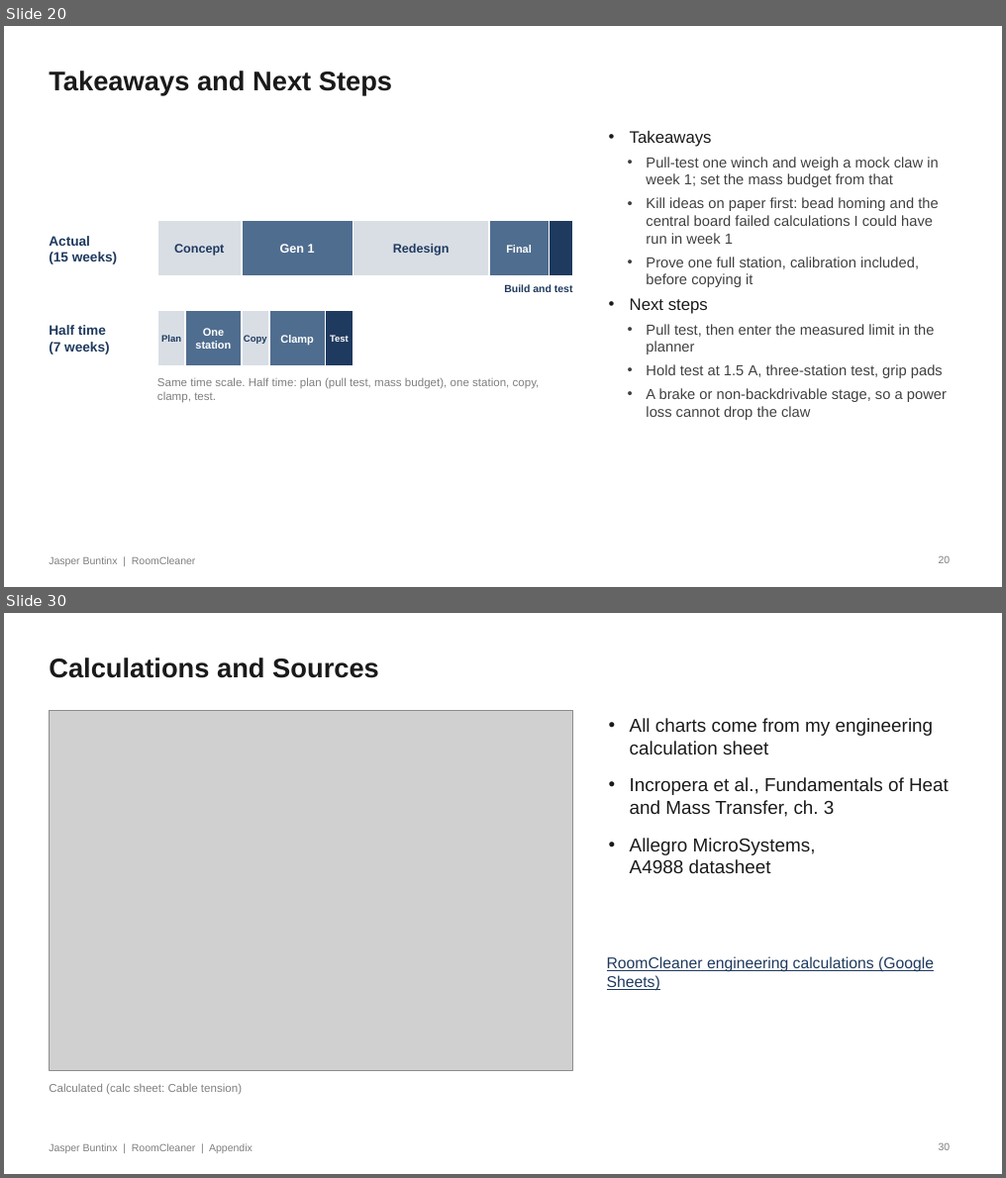
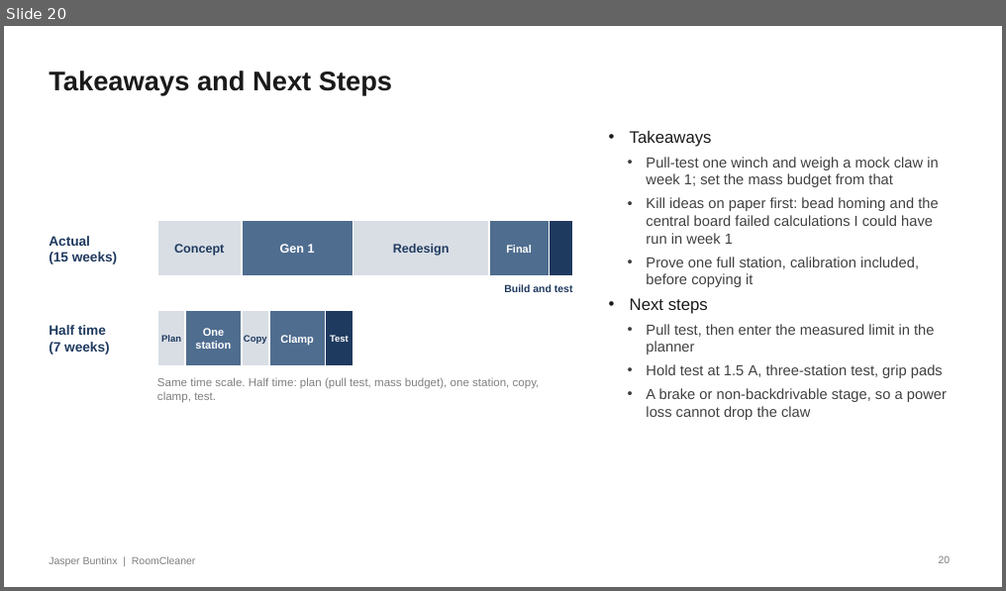
Before and after one commit to Jaspario1199/RoomCleaner, a slide deck: docs/presentation/deck_v8/RoomCleaner_Buntinx_Oct27_v8.pptx. Shown one above the other, each under a label of ours: slides 20 and 30 before the commit, slide 20 after it; the slides between them are not shown. The pictures are 1006x1178 and 1006x591 pixels, drawn with LibreOffice and Linux fonts; fonts in the diff are those of the drawing; grey boxes stand for pictures. Boxes give left, top, right and bottom in pixels: in the first picture for what was removed or moved away, otherwise in the second. Text is boxed around its words. In the diff, an @@ line names an element or a change of style, - is before the commit and + after.

```diff
--- a/docs/presentation/deck_v8/RoomCleaner_Buntinx_Oct27_v8.pptx
+++ b/docs/presentation/deck_v8/RoomCleaner_Buntinx_Oct27_v8.pptx
@@ slide 30 removed at bbox=[4, 613, 1002, 1174], background #FFFFFF @@
@@ text removed at bbox=[49, 658, 379, 678] @@
-Calculations and Sources
@@ picture removed at bbox=[49, 710, 573, 1071] @@
@@ text removed at bbox=[630, 718, 948, 873] @@
-• All charts come from my engineering calculation sheet
-• Incropera et al., Fundamentals of Heat and Mass Transfer, ch. 3
-• Allegro MicroSystems, A4988 datasheet
@@ text removed at bbox=[607, 957, 934, 991] @@
-RoomCleaner engineering calculations (Google Sheets)
@@ text removed at bbox=[49, 1083, 242, 1094] @@
-Calculated (calc sheet: Cable tension)
@@ text removed at bbox=[49, 1144, 252, 1154] @@
-Jasper Buntinx | RoomCleaner | Appendix
@@ page number removed at bbox=[939, 1144, 950, 1151] @@
-30
```
Also in this commit, not shown: 6 slides changed, 9 other slides removed, 7 other files.
